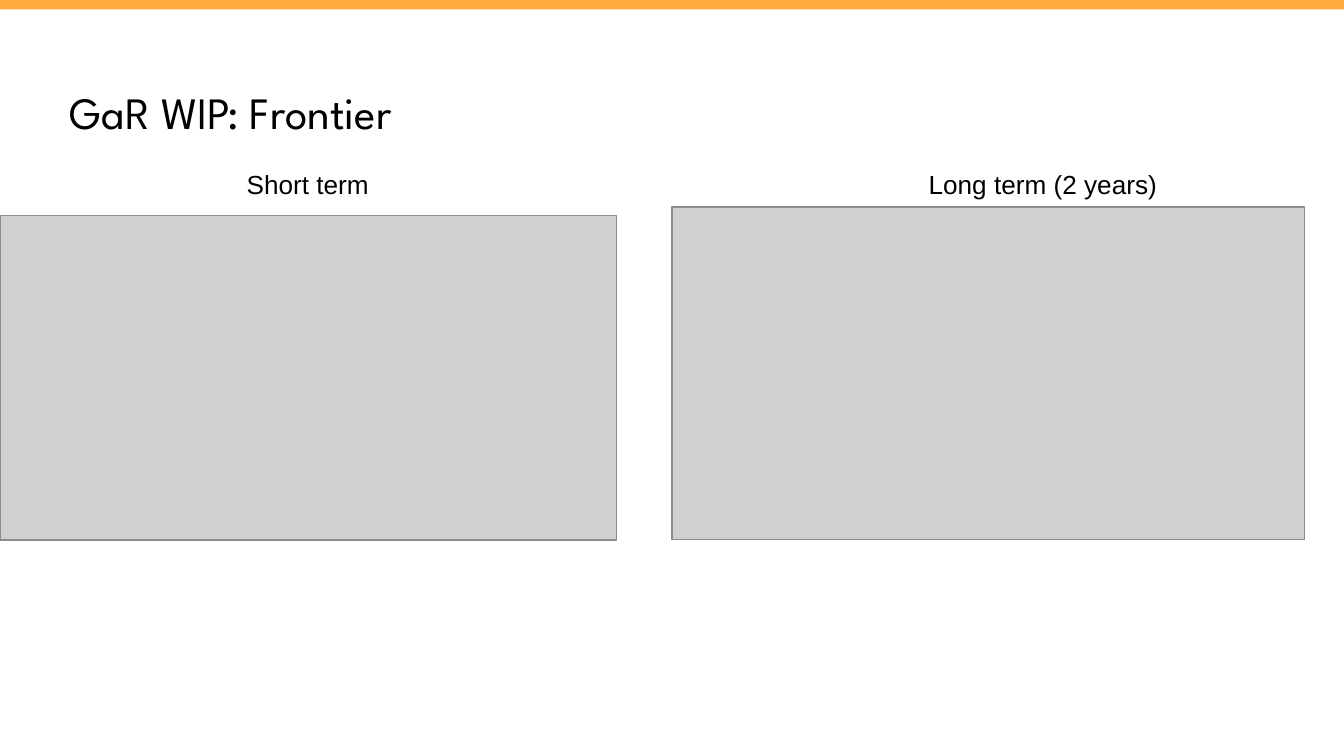
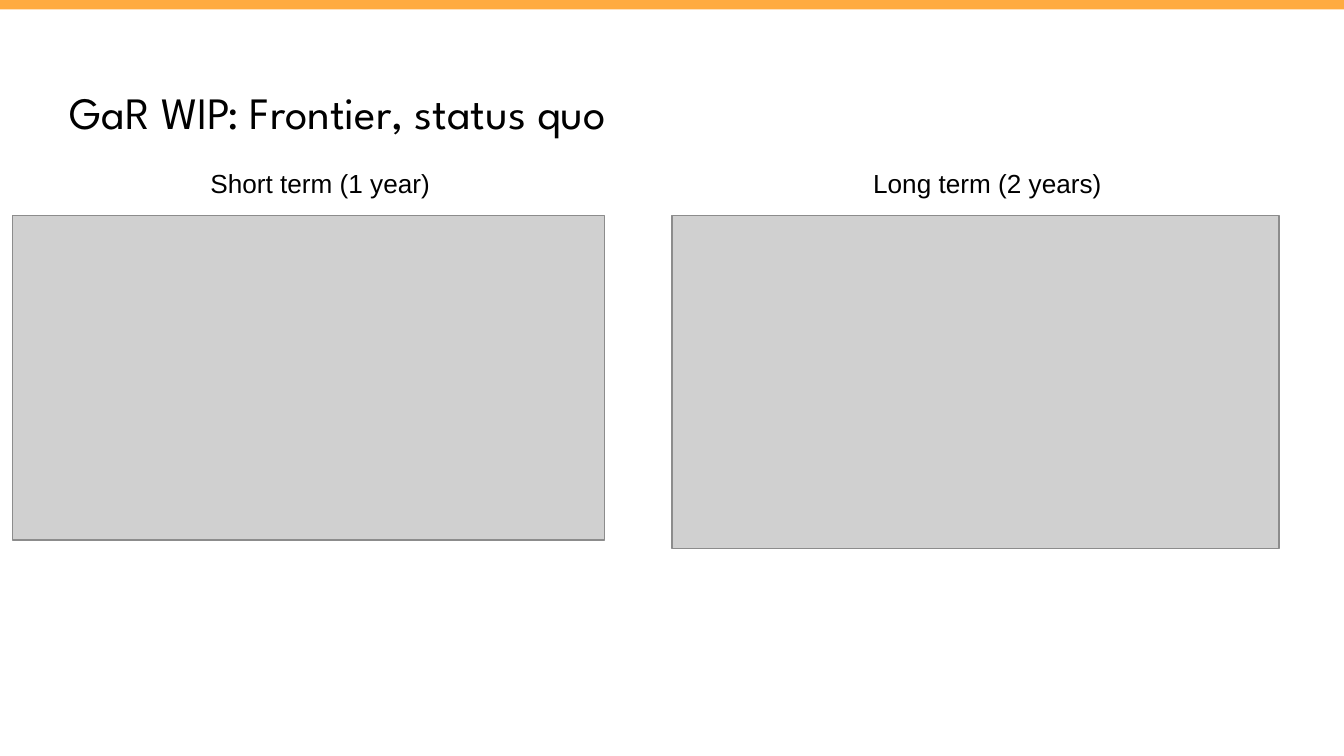
Before and after one commit to vlad-yeghiazaryan/armenian-gar, a slide deck: slide 9 of Presentations/Forward-looking CCyB GaR.pptx (slide 8 before the commit). Drawn at 1344x756 pixels with LibreOffice and Linux fonts; fonts in the diff are those of the drawing; grey boxes stand for pictures. Boxes give left, top, right and bottom in pixels: in the first picture for what was removed or moved away, otherwise in the second. Text is boxed around its words. In the diff, an @@ line names an element or a change of style, - is before the commit and + after.

```diff
--- a/Presentations/Forward-looking CCyB GaR.pptx
+++ b/Presentations/Forward-looking CCyB GaR.pptx
@@ title at [70,99,606,139]: text changed @@
-GaR WIP: Frontier
+GaR WIP: Frontier, status quo
@@ text at [210,174,430,198]: text changed @@
-Short term
+Short term (1 year)
@@ text "Long term (2 years)": place and size @@
-text "Long term (2 years)" at [929,175,1157,200]
+text "Long term (2 years)" at [873,174,1102,198]
@@ picture: place and size @@
-picture at [0,216,617,540]
+picture at [12,216,603,540]
@@ picture: place and size @@
-picture at [672,207,1304,540]
+picture at [672,216,1279,550]
```
Also in this commit, not shown: 5 slides added, 1 slide removed, 42 other files.
